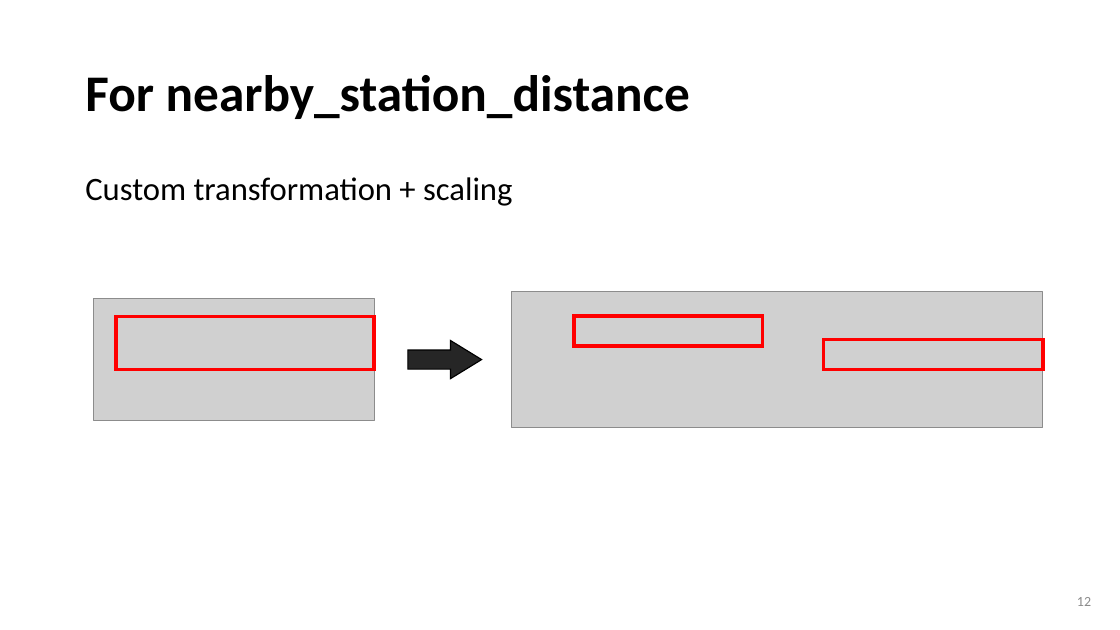
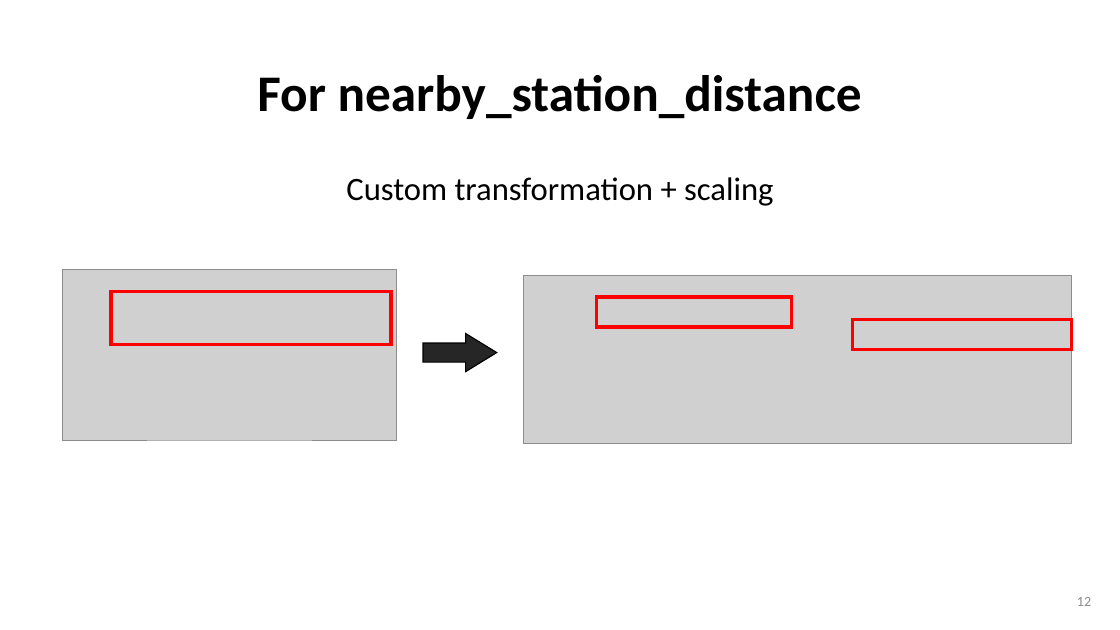
Before and after one commit to wtwwitt/project_2_bangkok_housing_price, a slide deck: slide 12 of presentation/Bangkok Housing Price Prediction for buyers and sellers.pptx. Drawn at 1120x630 pixels with LibreOffice and Linux fonts; fonts in the diff are those of the drawing; grey boxes stand for pictures. Boxes give left, top, right and bottom in pixels: in the first picture for what was removed or moved away, otherwise in the second. Text is boxed around its words. In the diff, an @@ line names an element or a change of style, - is before the commit and + after.

Commit message:
Update scaling method in nearby station dstance and presentation theme

```diff
--- a/presentation/Bangkok Housing Price Prediction for buyers and sellers.pptx
+++ b/presentation/Bangkok Housing Price Prediction for buyers and sellers.pptx
@@ title "For nearby_station_distance" at box(257, 75, 862, 119): alignment left to centre @@
@@ text "Custom transformation + scaling" at box(346, 177, 773, 206): alignment left to centre @@
@@ picture: place and size @@
-picture at box(94, 299, 375, 421)
+picture at box(63, 270, 397, 440)
@@ rectangle: place and size @@
-rectangle at box(116, 317, 374, 370)
+rectangle at box(111, 292, 392, 344)
@@ picture: place and size @@
-picture at box(512, 292, 1043, 427)
+picture at box(523, 276, 1071, 444)
@@ rectangle: place and size @@
-rectangle at box(575, 316, 763, 346)
+rectangle at box(597, 297, 791, 328)
@@ rectangle: place and size @@
-rectangle at box(823, 339, 1043, 370)
+rectangle at box(853, 319, 1072, 350)
@@ right arrow: place and size @@
-right arrow at box(408, 340, 482, 378)
+right arrow at box(423, 334, 497, 371)
```
Also in this commit, not shown: 8 other slides changed, 7 other files.
